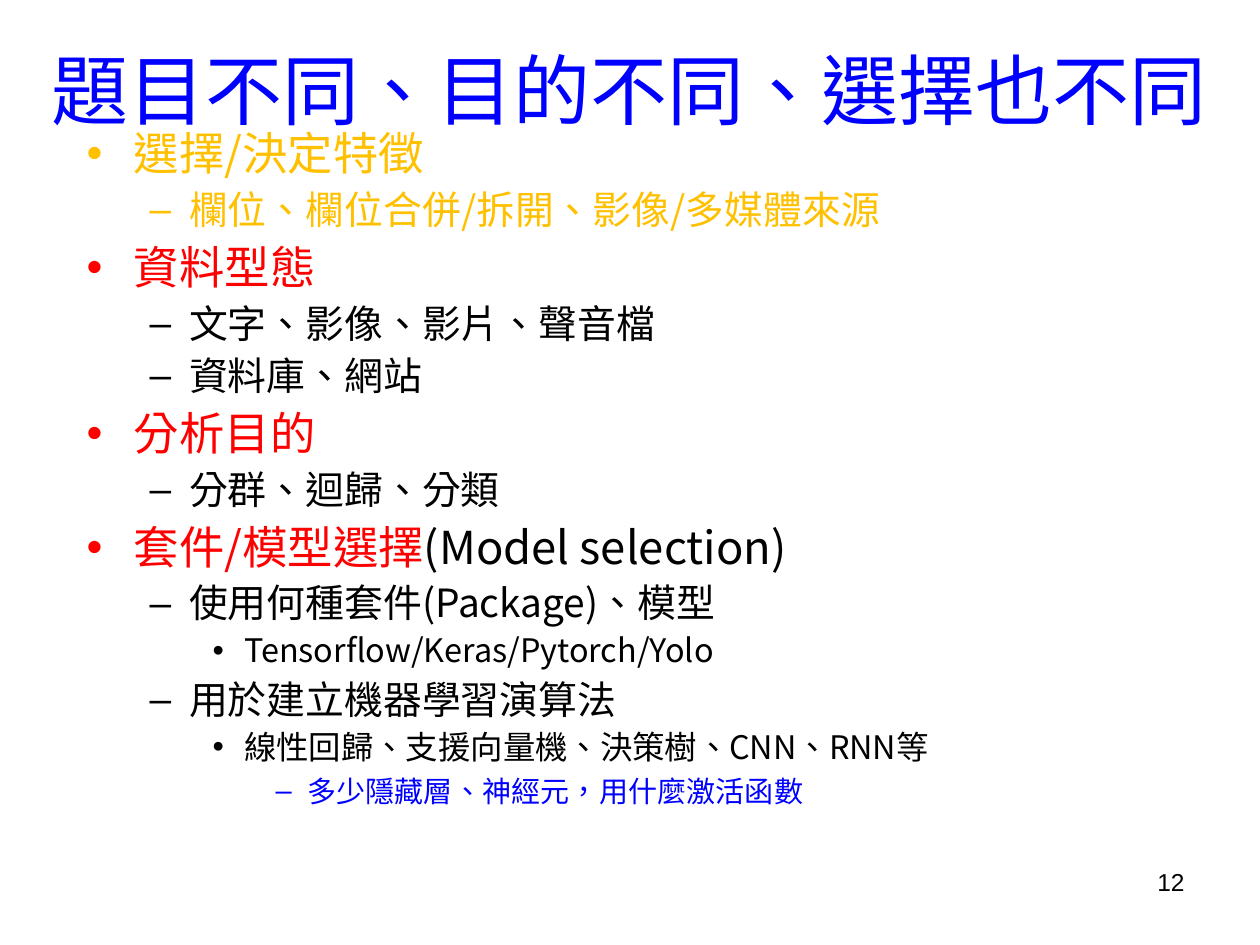
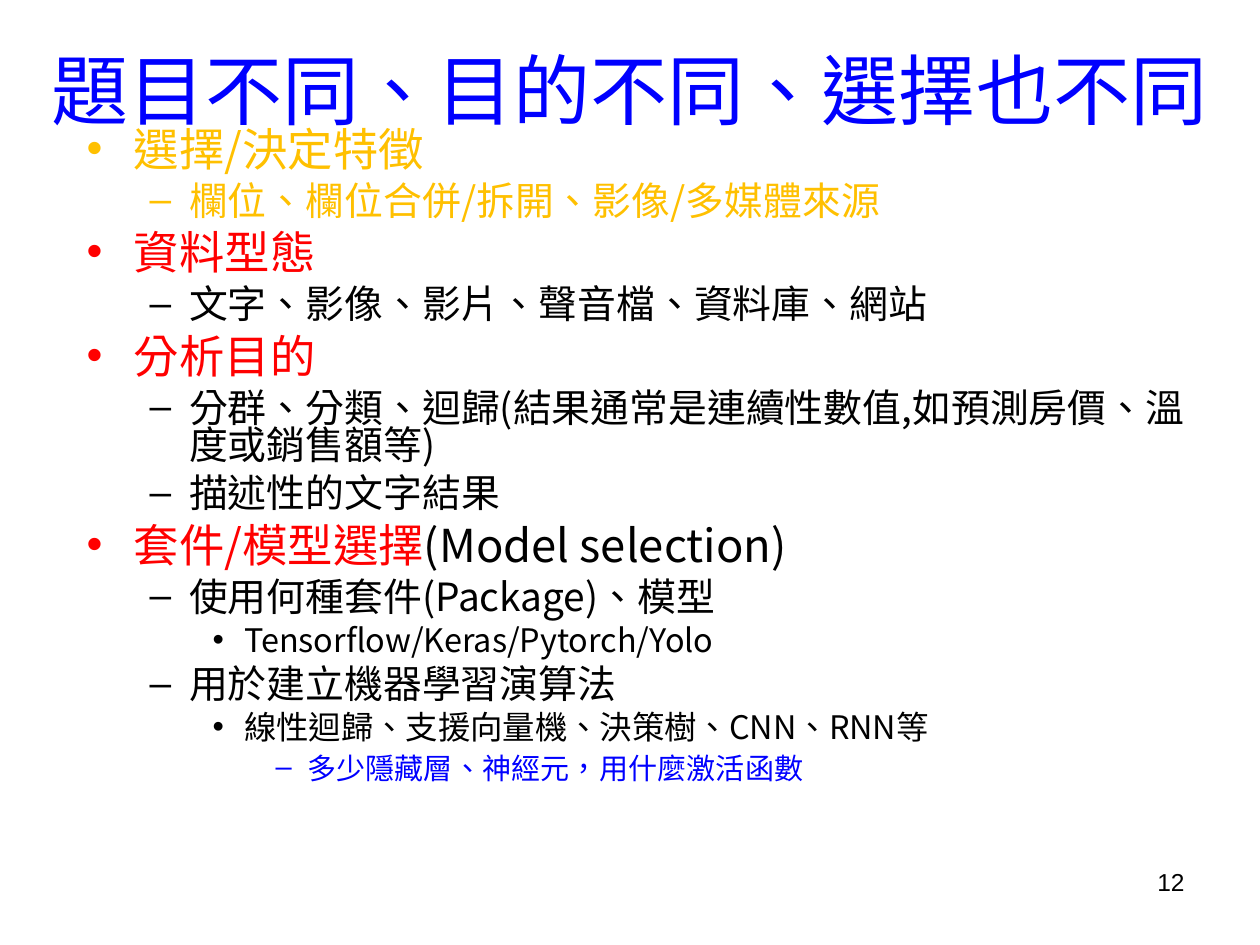
Before and after one commit to chih-chengwu/Chinese_Big_Data_Analysis_for_intelligence_medical_MD, a slide deck: slide 12 of 1.第一週Overview_智慧醫療大數據_BigDataForIntelligence_Medicine.ppt. Drawn at 1260x945 pixels with LibreOffice and Linux fonts; fonts in the diff are those of the drawing; background and template pictures are left out. Boxes give left, top, right and bottom in pixels: in the first picture for what was removed or moved away, otherwise in the second. Text is boxed around its words. In the diff, an @@ line names an element or a change of style, - is before the commit and + after.

```diff
--- a/1.第一週Overview_智慧醫療大數據_BigDataForIntelligence_Medicine.ppt
+++ b/1.第一週Overview_智慧醫療大數據_BigDataForIntelligence_Medicine.ppt
@@ text at [134,119,880,782]: line spacing 0.9 to 0.8 @@
@@ text at [189,285,927,322]: text changed @@
-  – 文字、影像、影片、聲音檔
-  – 資料庫、網站
+  – 文字、影像、影片、聲音檔、資料庫、網站
@@ text at [189,389,1184,510]: text changed @@
-  – 分群、迴歸、分類
+  – 分群、分類、迴歸(結果通常是連續性數值,如預測房價、溫度或銷售額等)
+  – 描述性的文字結果
@@ text at [244,711,929,742]: text changed @@
-    • 線性回歸、支援向量機、決策樹、CNN、RNN等
+    • 線性迴歸、支援向量機、決策樹、CNN、RNN等
```
Also in this commit, not shown: 1 other slide changed.
